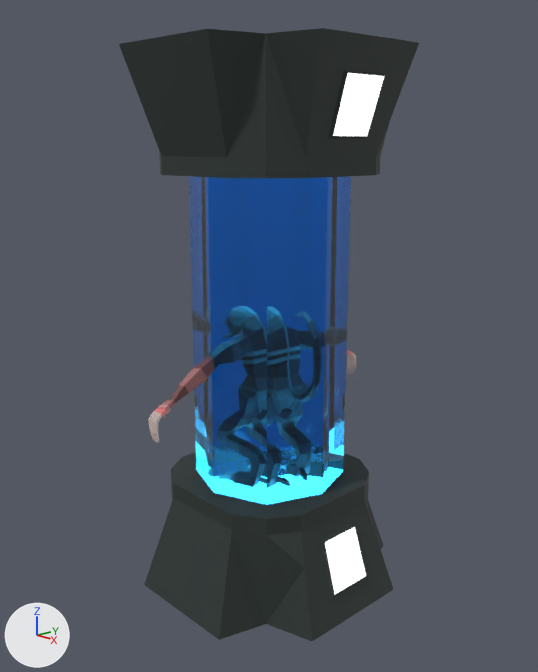
The Blender file Assets/Models/Level/Props.blend, before and after one commit.
One viewpoint serves both versions: a 50 mm lens placed at (5.77, -5.47, 4.33), pointed at (0.0, -0.03, 2.28). Every picture has the same lights, and +X, +Y and +Z are marked at lower left.

Names of what the first picture shows: 'Aberration_mirror.001', 'Experiment_tank'.
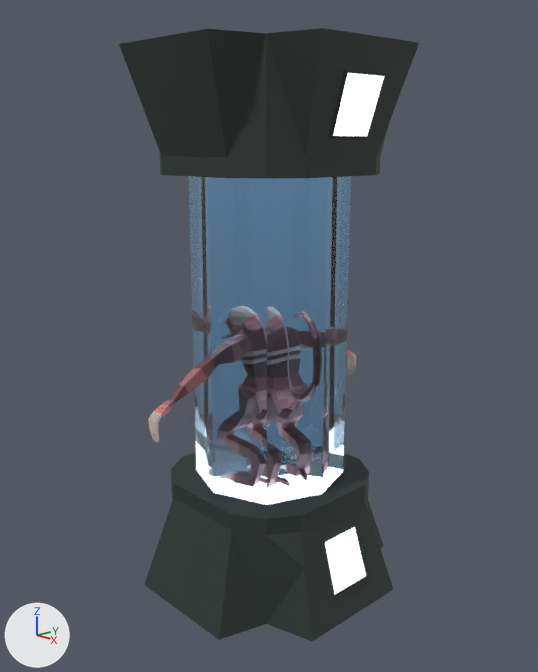
What differs and where, as boxes (x1, y1, x2, y2) in the pictures (538 x 672 px):
'Experiment_tank', recoloured: (186, 174, 353, 509) in both

The change in detail:
Material 'Tank_glass' (mat_tank_glass) changes colour from blue #0284ff to blue #97ceff; in linear values from (0.000458, 0.231, 1.0) to (0.308, 0.619, 1.0).
